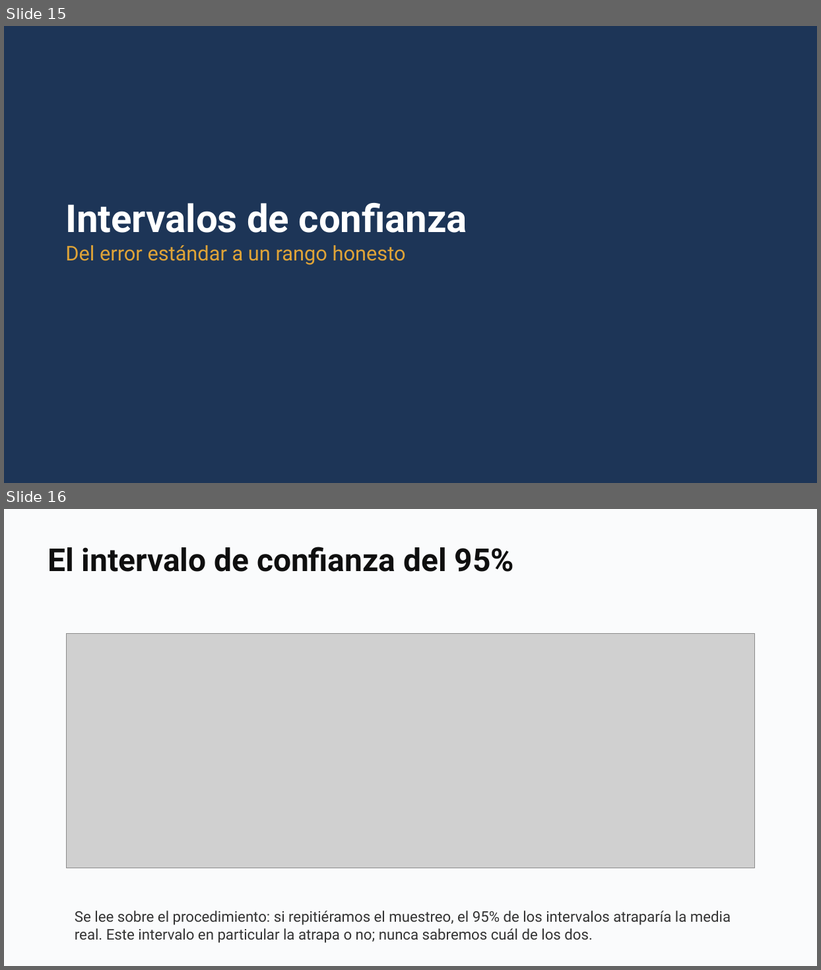
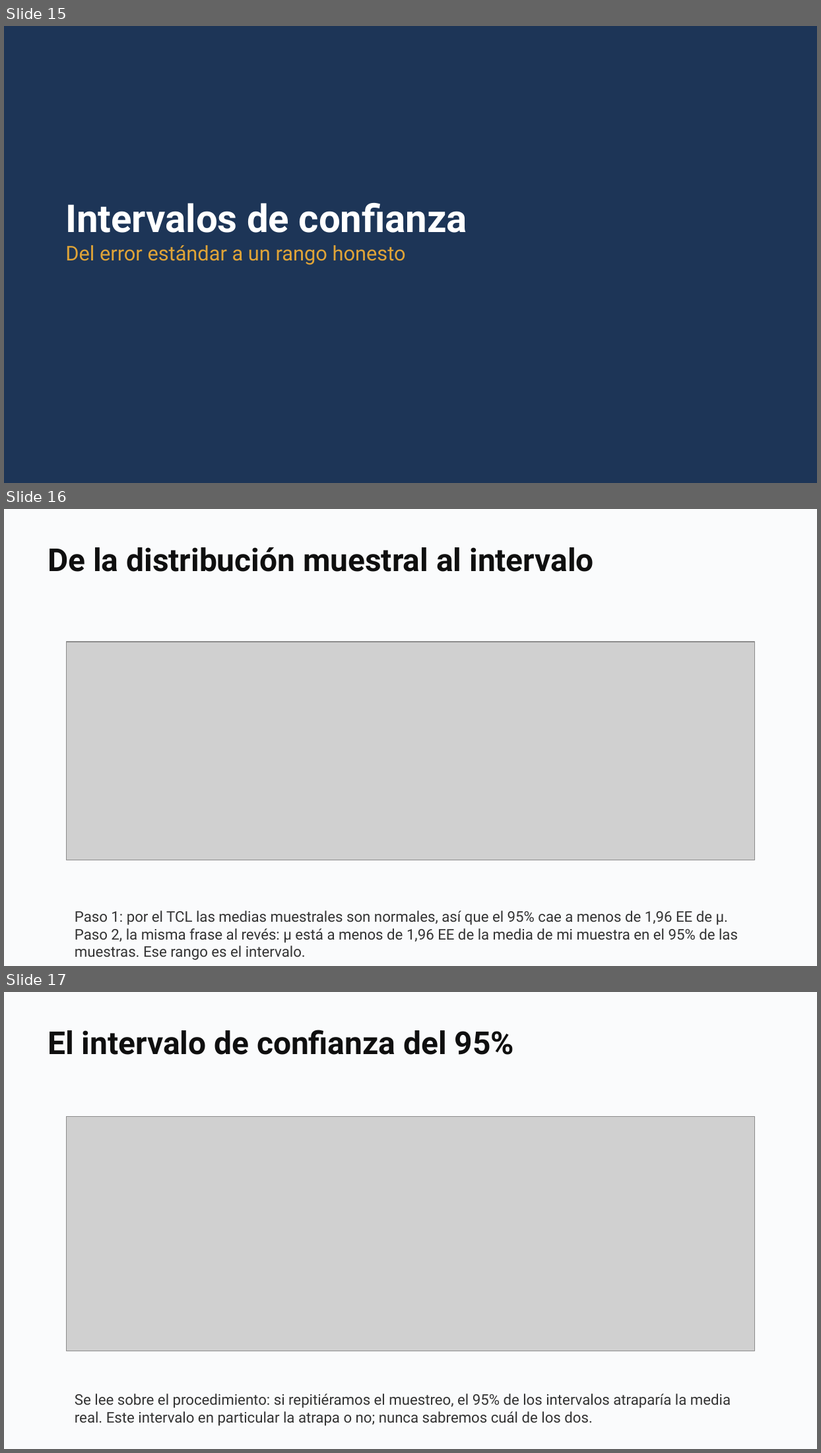
Before and after one commit to daniopitz/diplomado-cdd, a slide deck: presentaciones/clase05_probabilidad_inferencia.pptx. Shown one above the other, each under a label of ours: slides 15 and 16 before the commit, slides 15, 16 and 17 after it. The pictures are 821x970 and 821x1453 pixels, drawn with LibreOffice and Linux fonts; fonts in the diff are those of the drawing; grey boxes stand for pictures. Boxes give left, top, right and bottom in pixels: in the first picture for what was removed or moved away, otherwise in the second. Text is boxed around its words. In the diff, an @@ line names an element or a change of style, - is before the commit and + after.

```diff
--- a/presentaciones/clase05_probabilidad_inferencia.pptx
+++ b/presentaciones/clase05_probabilidad_inferencia.pptx
@@ slide 16 added at [4, 509, 817, 966], background #FFFFFF @@
@@ rectangle added at [4, 509, 817, 966], fill #FAFBFC @@
@@ text added at [48, 547, 594, 572], 28 pt, text #0F0F0F, bold @@
+De la distribución muestral al intervalo
@@ picture added at [66, 642, 754, 859] @@
@@ text added at [75, 910, 738, 960], 13 pt, text #333333 @@
+Paso 1: por el TCL las medias muestrales son normales, así que el 95% cae a menos de 1,96 EE de μ. Paso 2, la misma frase al revés: μ está a menos de 1,96 EE de la media de mi muestra en el 95% de las muestras. Ese rango es el intervalo.
@@ what was slide 16 is now slide 17 @@
```
Also in this commit, not shown: 2 slides changed, 1 other slide added, 3 other files.
